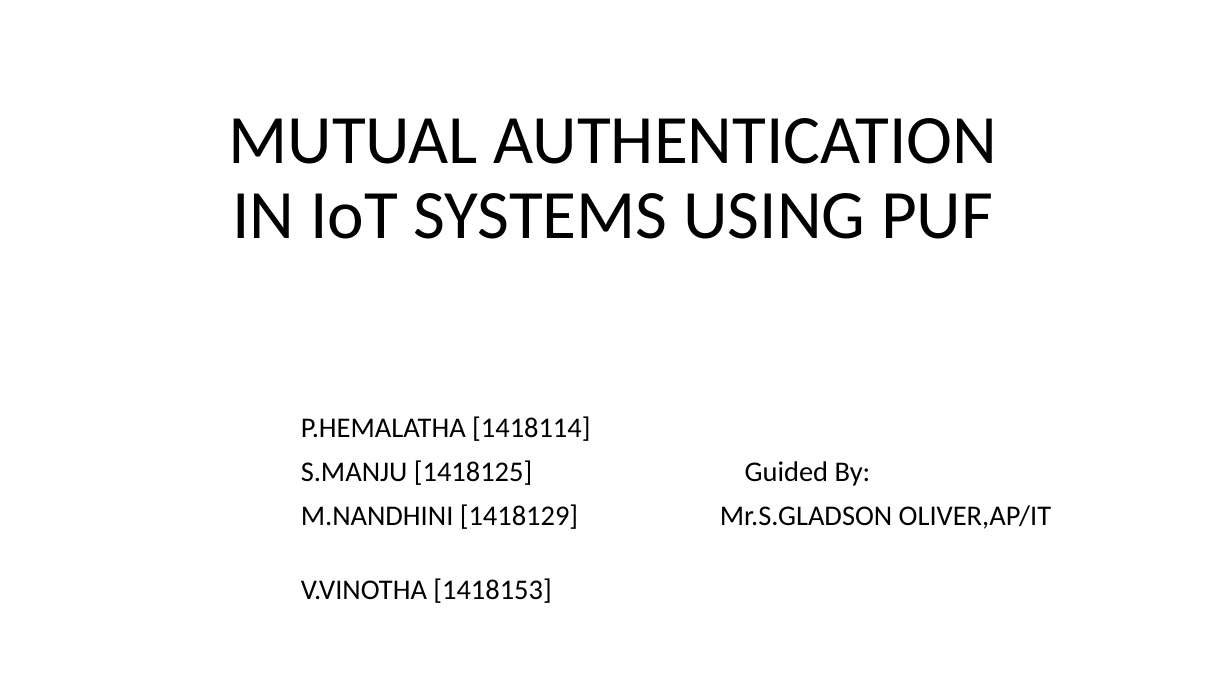
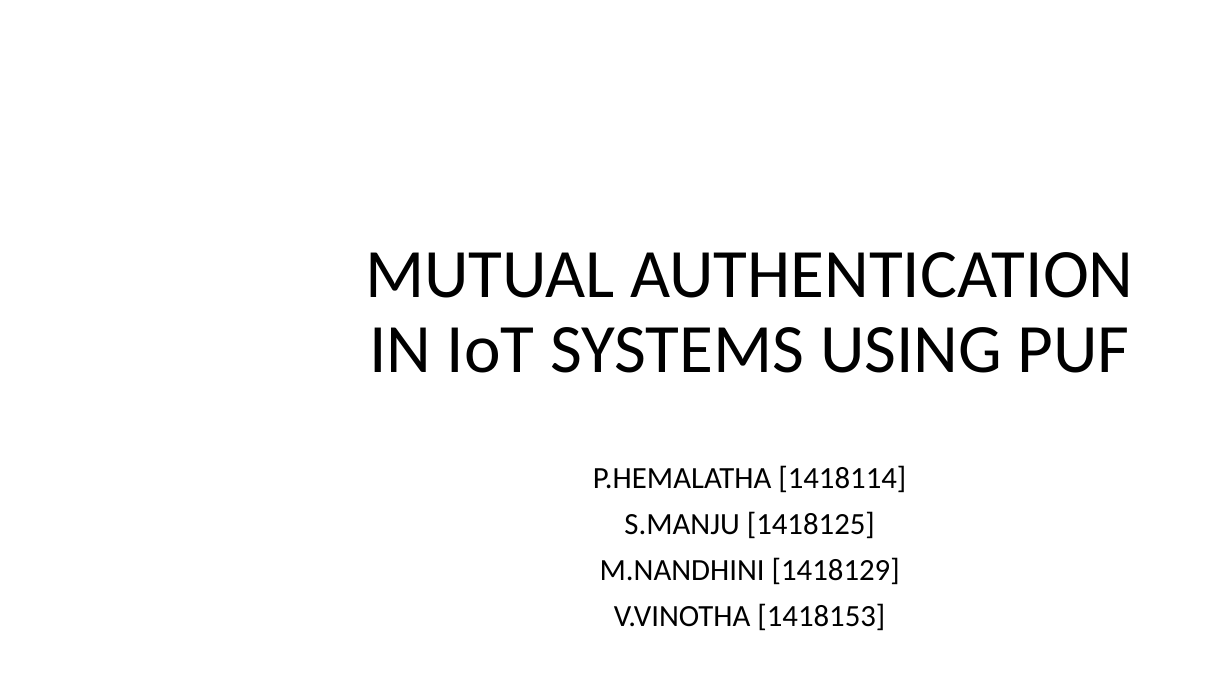
Before and after one commit to vinotha8888/authentication, a slide deck: slide 1 of review1.pptx. Drawn at 1232x693 pixels with LibreOffice and Linux fonts; fonts in the diff are those of the drawing. Boxes give left, top, right and bottom in pixels: in the first picture for what was removed or moved away, otherwise in the second. Text is boxed around its words. In the diff, an @@ line names an element or a change of style, - is before the commit and + after.

```diff
--- a/review1.pptx
+++ b/review1.pptx
@@ title "MUTUAL AUTHENTICATION IN IoT SYSTEMS ...": place and size @@
-title "MUTUAL AUTHENTICATION IN IoT SYSTEMS ..." at (229, 118, 997, 239)
+title "MUTUAL AUTHENTICATION IN IoT SYSTEMS ..." at (365, 252, 1133, 373)
@@ subtitle "P.HEMALATHA [1418114]": place and size @@
-subtitle "P.HEMALATHA [1418114]" at (301, 416, 1051, 529)
+subtitle "P.HEMALATHA [1418114]" at (593, 465, 906, 631)
@@ subtitle at (593, 465, 906, 631): size 22.2 to 24 pt in "P.HEMALATHA [1418114]", "V.VINOTHA [1418153]"; alignment left to centre @@
@@ subtitle at (600, 511, 900, 585): text changed; size 22.2 to 24 pt @@
-S.MANJU [1418125] Guided By:
-M.NANDHINI [1418129] Mr.S.GLADSON OLIVER,AP/IT
+S.MANJU [1418125]
+M.NANDHINI [1418129]
```
Also in this commit, not shown: 11 other slides changed, 3 slides added, 6 slides removed.
